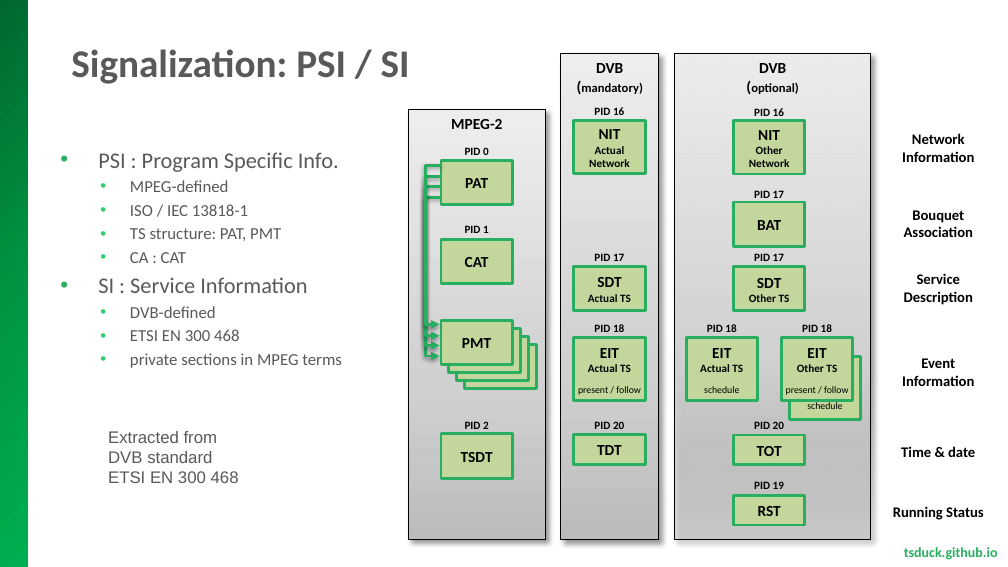
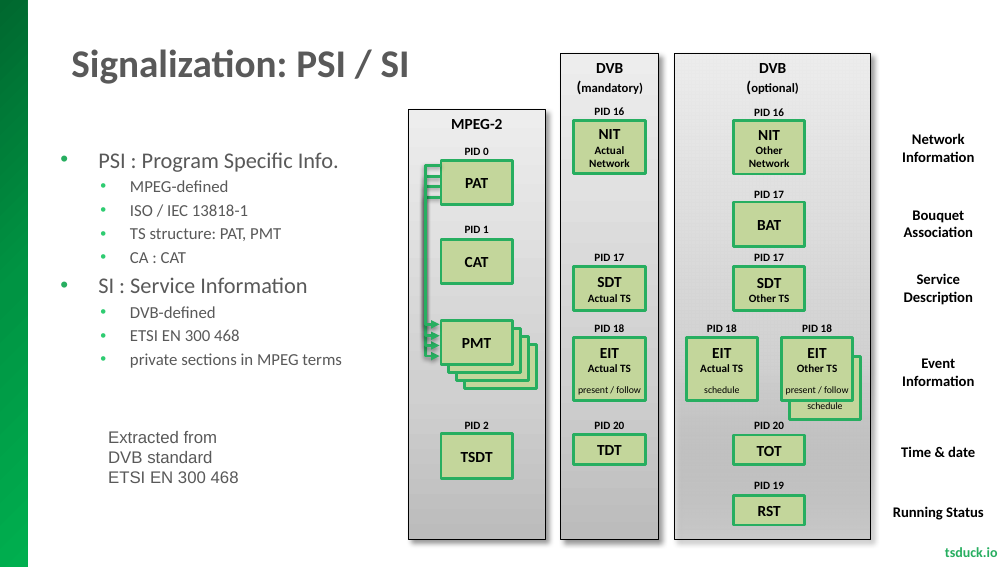
Before and after one commit to tsduck/tsduck, a slide deck: slide 16 of doc/mpegts-introduction.pptx. Drawn at 1008x567 pixels with LibreOffice and Linux fonts; fonts in the diff are those of the drawing; background and template pictures are left out. Boxes give left, top, right and bottom in pixels: in the first picture for what was removed or moved away, otherwise in the second. Text is boxed around its words. In the diff, an @@ line names an element or a change of style, - is before the commit and + after.

```diff
--- a/doc/mpegts-introduction.pptx
+++ b/doc/mpegts-introduction.pptx
@@ text at <box>945,547,998,557</box>: text changed @@
-tsduck.github.io
+tsduck.io
```
Also in this commit, not shown: 38 other slides changed, 6 other files.
